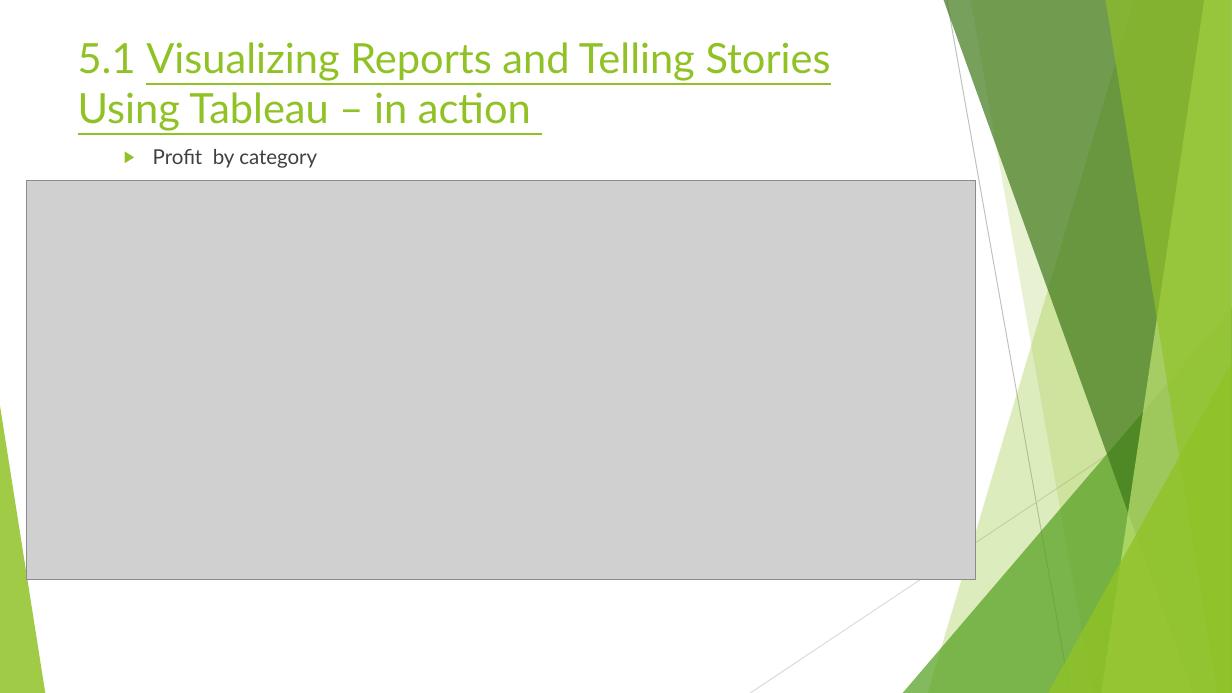
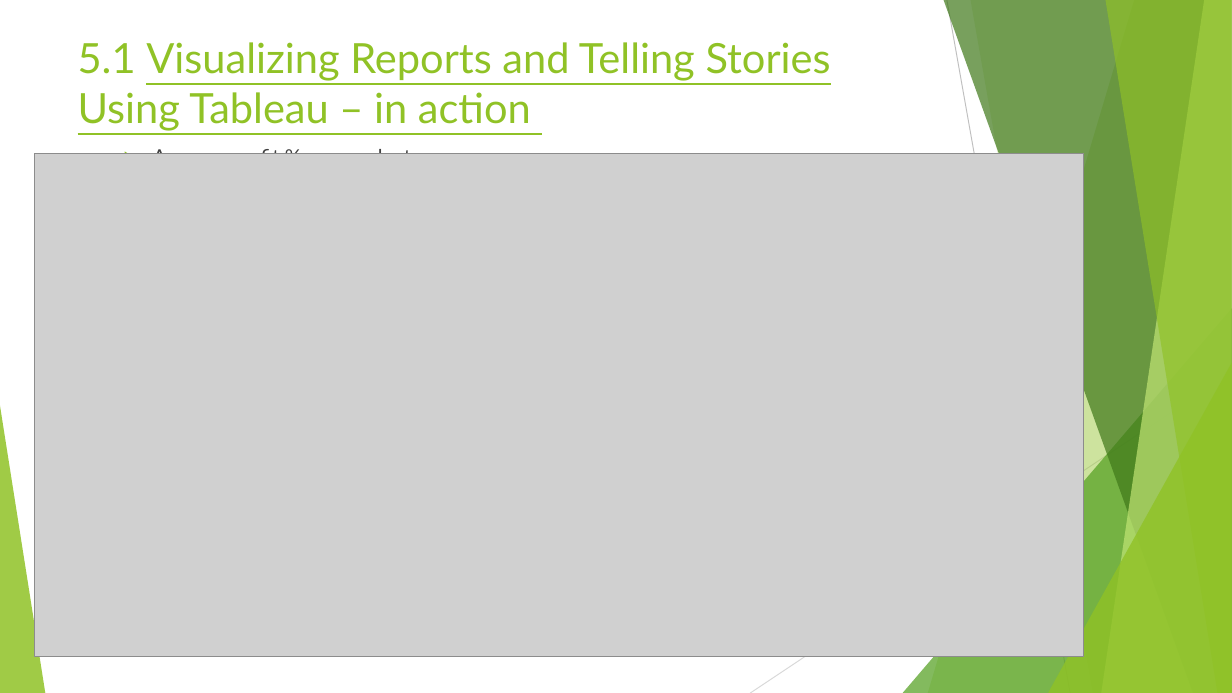
Before and after one commit to rubadhanaraj/Final_project, a slide deck: slide 17 of Project details.pptx (slide 16 before the commit). Drawn at 1232x693 pixels with LibreOffice and Linux fonts; fonts in the diff are those of the drawing; grey boxes stand for pictures. Boxes give left, top, right and bottom in pixels: in the first picture for what was removed or moved away, otherwise in the second. Text is boxed around its words. In the diff, an @@ line names an element or a change of style, - is before the commit and + after.

```diff
--- a/Project details.pptx
+++ b/Project details.pptx
@@ text at box(153, 146, 411, 154): text changed @@
-  ▶ Profit by category
+  ▶ Average profit % per product
@@ picture: place and size @@
-picture at box(26, 180, 975, 579)
+picture at box(34, 153, 1084, 657)
```
Also in this commit, not shown: 15 other slides changed, 2 slides added.
